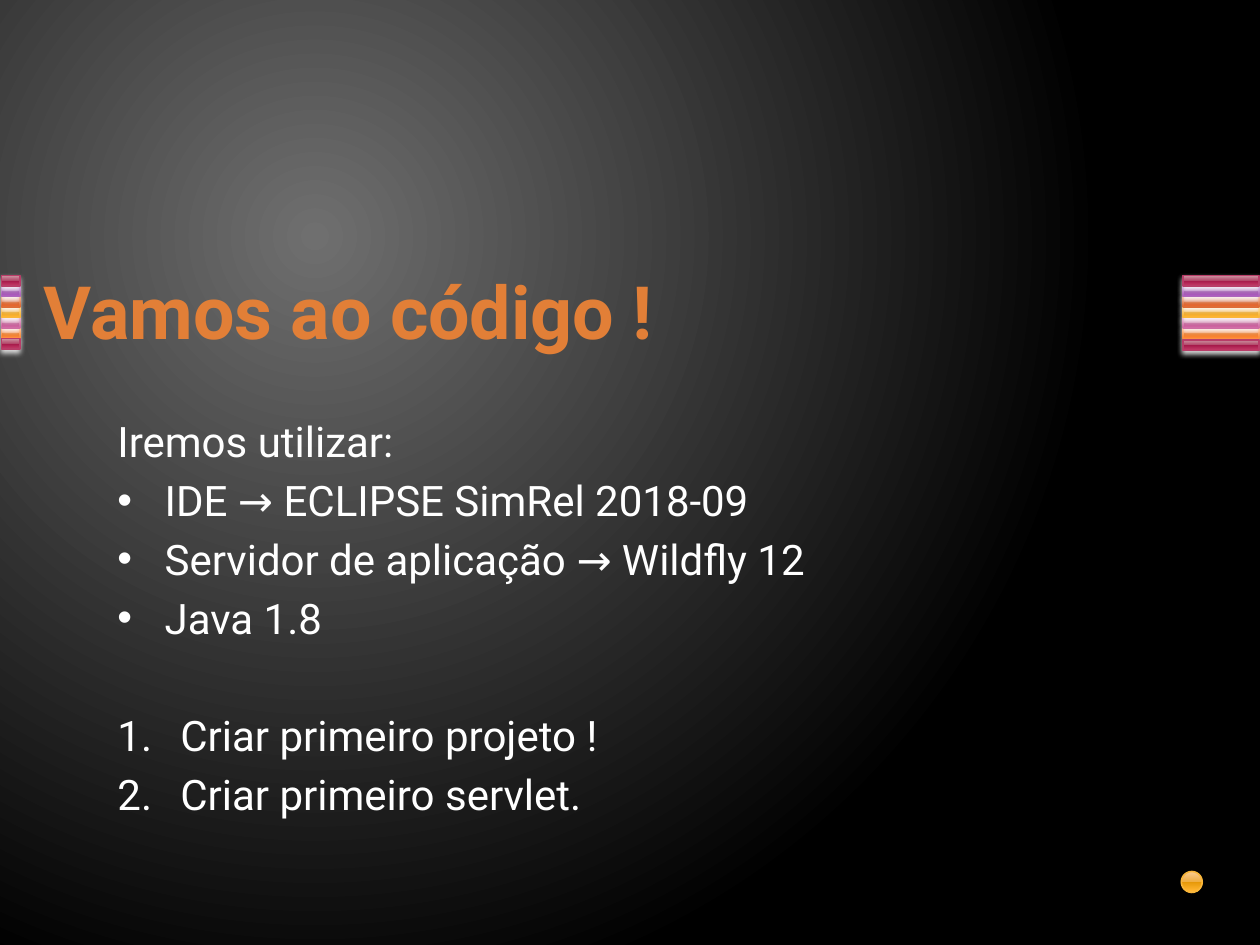
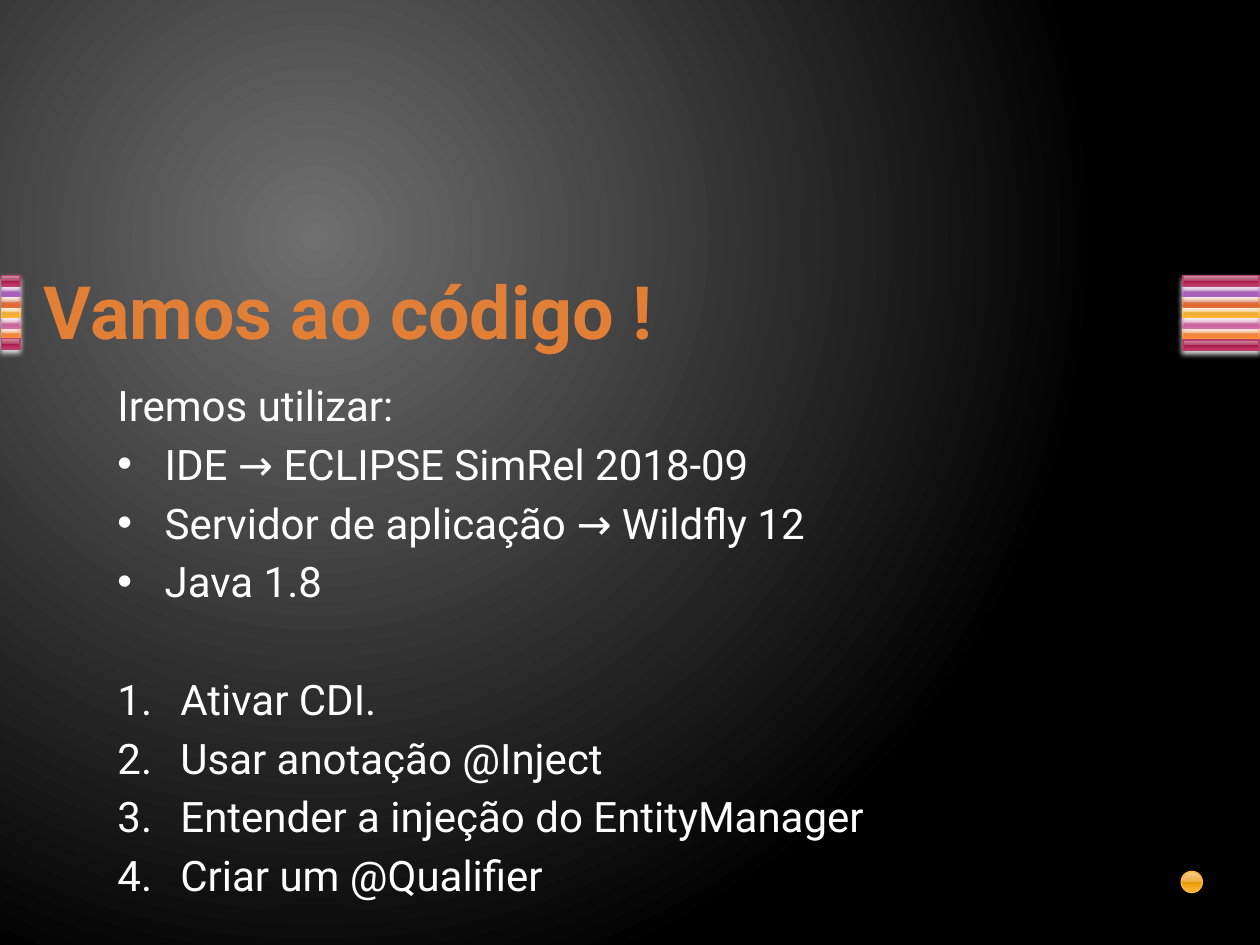
Before and after one commit to davirj9/javaAvancado, a slide deck: slide 8 of AulasAvancado/src/main/resources/br/com/3- CDI/CDI.pptx (slide 6 before the commit). Drawn at 1260x945 pixels with LibreOffice and Linux fonts; fonts in the diff are those of the drawing. Boxes give left, top, right and bottom in pixels: in the first picture for what was removed or moved away, otherwise in the second. Text is boxed around its words. In the diff, an @@ line names an element or a change of style, - is before the commit and + after.

Commit message:
CDI

```diff
--- a/AulasAvancado/src/main/resources/br/com/3- CDI/CDI.pptx
+++ b/AulasAvancado/src/main/resources/br/com/3- CDI/CDI.pptx
@@ text "Iremos utilizar:": place and size @@
-text "Iremos utilizar:" at [117, 425, 804, 819]
+text "Iremos utilizar:" at [117, 389, 863, 901]
@@ text at [180, 684, 863, 901]: text changed @@
-1. Criar primeiro projeto !
-2. Criar primeiro servlet.
+1. Ativar CDI.
+2. Usar anotação @Inject
+3. Entender a injeção do EntityManager
+4. Criar um @Qualifier
```
Also in this commit, not shown: 4 slides added, 16 slides removed.
